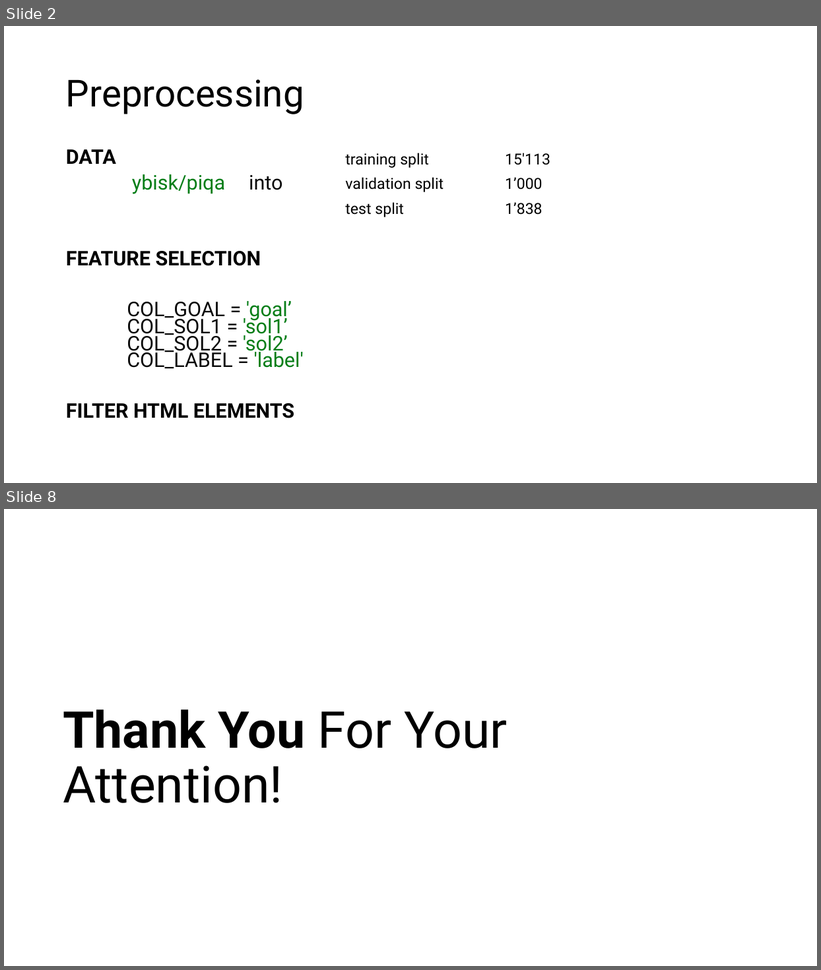
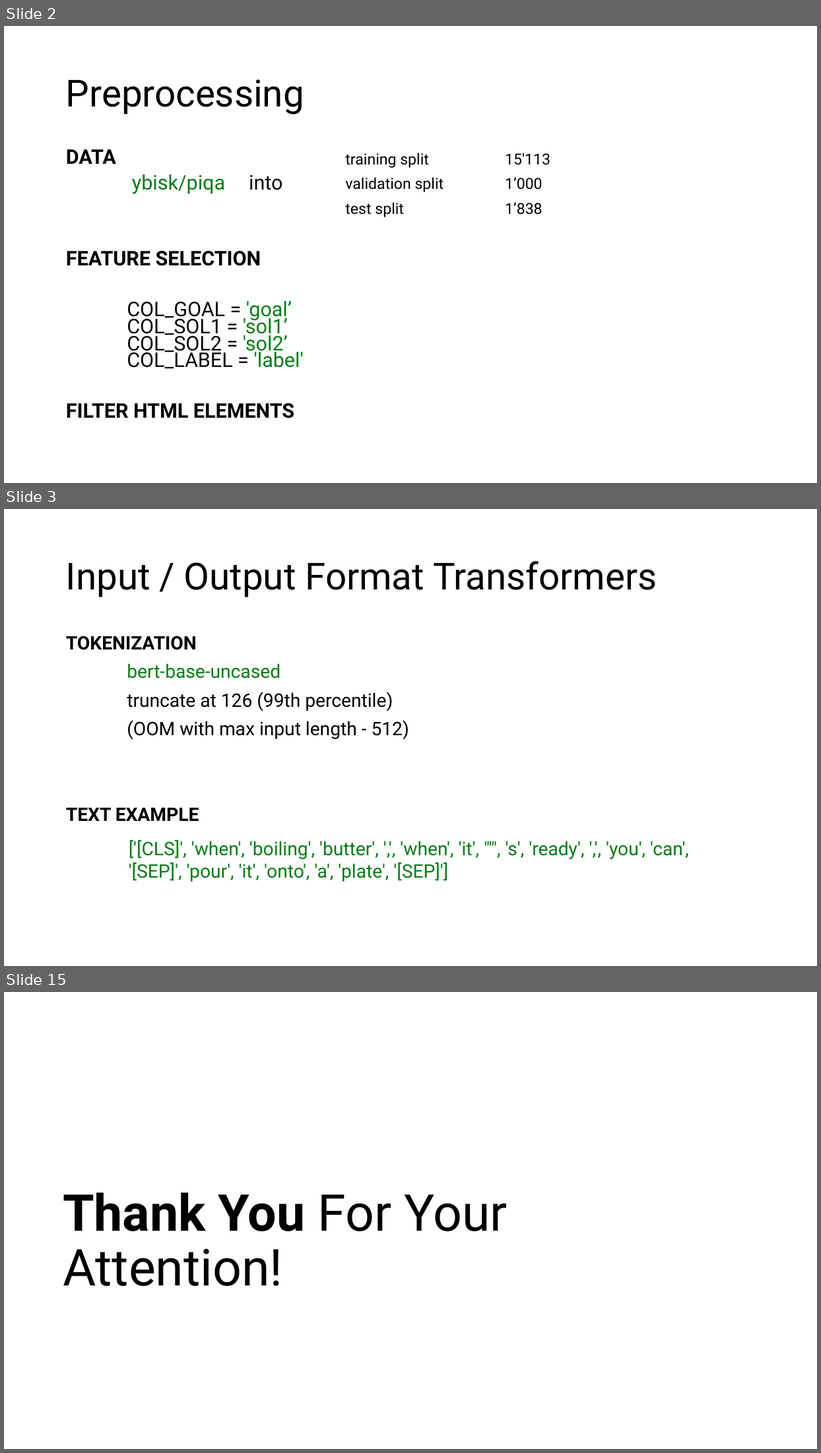
Before and after one commit to saegii/nlp, a slide deck: projects/slides/nlp-project2-presentation.pptx. Shown one above the other, each under a label of ours: slides 2 and 8 before the commit, slides 2, 3 and 15 after it; the slides between them are not shown. The pictures are 821x970 and 821x1453 pixels, drawn with LibreOffice and Linux fonts; fonts in the diff are those of the drawing. Boxes give left, top, right and bottom in pixels: in the first picture for what was removed or moved away, otherwise in the second. Text is boxed around its words. In the diff, an @@ line names an element or a change of style, - is before the commit and + after.

```diff
--- a/projects/slides/nlp-project2-presentation.pptx
+++ b/projects/slides/nlp-project2-presentation.pptx
@@ slide 3 added at box(4, 509, 817, 966), background #FFFFFF @@
@@ title added at box(66, 561, 657, 597), 44 pt, text #000000 @@
+Input / Output Format Transformers
@@ text added at box(66, 636, 409, 821), 22 pt, text #000000 @@
+TOKENIZATION
+bert-base-uncased
+truncate at 126 (99th percentile)
+(OOM with max input length - 512)
+TEXT EXAMPLE
@@ text added at box(129, 840, 689, 882), 22 pt, text #067D17 @@
+['[CLS]', 'when', 'boiling', 'butter', ',', 'when', 'it', "'", 's', 'ready', ',', 'you', 'can', '[SEP]', 'pour', 'it', 'onto', 'a', 'plate', '[SEP]']
@@ what was slide 8 is now slide 15 @@
```
Also in this commit, not shown: 3 slides changed, 9 other slides added, 3 slides removed, 1 other file.
